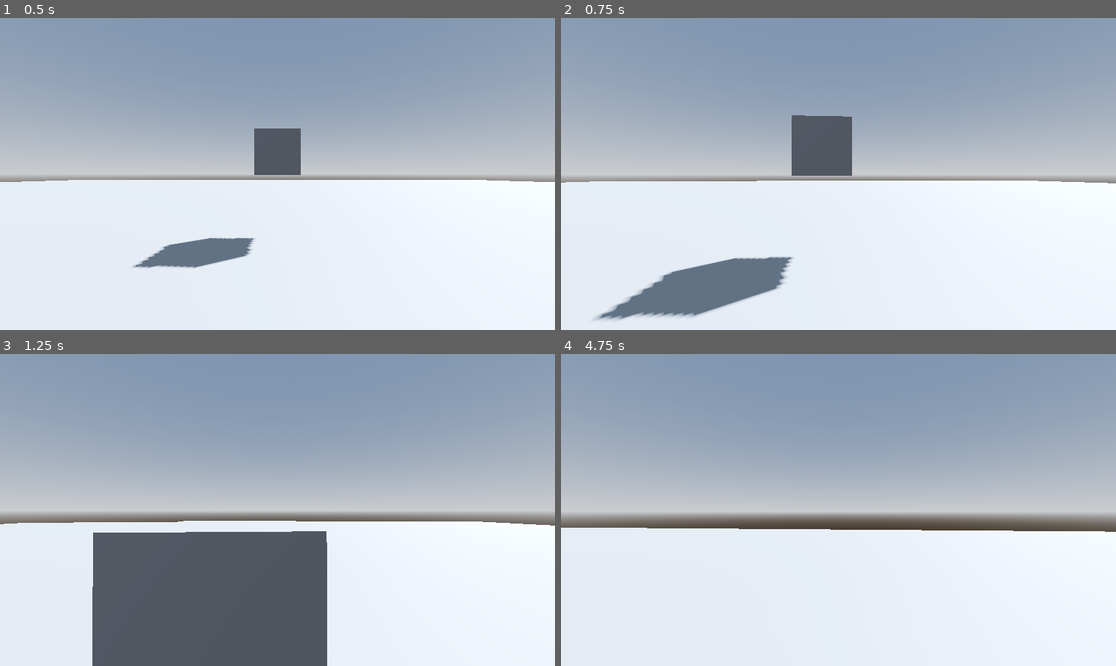
Above: before the commit, frames 1-4 (two rows, left to right).
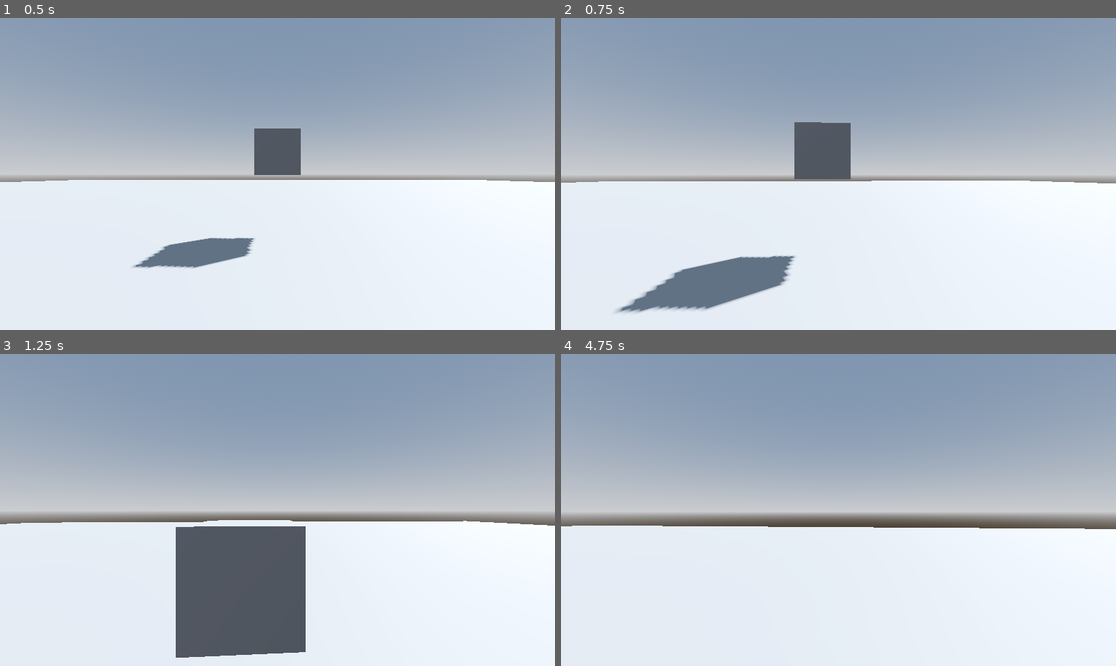
Above: after the commit, the same moments.

Repository: drussillo/Planet-Prospectors
Game: Godot game, scene res://scenes/planet_1.tscn
The game is run twice, just before and just after one commit, with the same random seed, the same clock (stepped at 60 frames per second) and the same inputs.
Inputs (mouse positions are in pixels of both pictures, inside the frame that each line leads up to):
- Up to frame 1 (0.5 s): no input
- Up to frame 2 (0.75 s): tap Enter at 0.5 s; move the mouse to (866, 174) at 0.52 s; hold W (forward) from 0.53 s (still down)
- Up to frame 3 (1.25 s): keep holding W (forward); tap Space (jump) at 0.77 s
- Up to frame 4 (4.75 s): keep holding W (forward); move the mouse to (810, 510) at 1.27 s; tap Space (jump) at 1.52, 2, 3.02, 3.77, 4.25, 4.52 s; move the mouse to (849, 503) at 2.02 s; tap Enter at 2.75 s; move the mouse to (832, 516) at 2.77 s; move the mouse to (877, 513) at 3.52 s; move the mouse to (794, 506) at 4.27 s

Frame 1 is identical in both runs. In frame 2, 1.7% of the frame differs, in the area x 0-99%, y 31-97%; in frame 3, 9.4%, in the area x 0-100%, y 53-100%; in frame 4, 0.8%.

Commit message:
Added player camera bobbing effect

Diff:
--- a/planet-prospectors/scripts/player.gd
+++ b/planet-prospectors/scripts/player.gd
@@ -1,9 +1,12 @@
 extends CharacterBody3D
 
 
-const SPEED = 5.0
+const SPEED = 4.0
 const JUMP_VELOCITY = 4.5
 const MOUSE_SENS = 0.001
+
+var head_bob_speed = 0.01
+@onready var head_distance = $Head.global_position.y - global_position.y
 
 func _ready() -> void:
 	Input.set_mouse_mode(Input.MOUSE_MODE_CAPTURED)
@@ -35,8 +38,14 @@
 	if direction:
 		velocity.x = direction.x * SPEED
 		velocity.z = direction.z * SPEED
+		if is_on_floor():
+			var distance = abs($Head.global_position.y - global_position.y - head_distance)
+			if distance > head_distance/12:
+				head_bob_speed *= -1
+			$Head.position.y += head_bob_speed
 	else:
 		velocity.x = move_toward(velocity.x, 0, SPEED)
 		velocity.z = move_toward(velocity.z, 0, SPEED)
-
+		if is_on_floor():
+			$Head.position.y = global_position.y + head_distance
 	move_and_slide()
